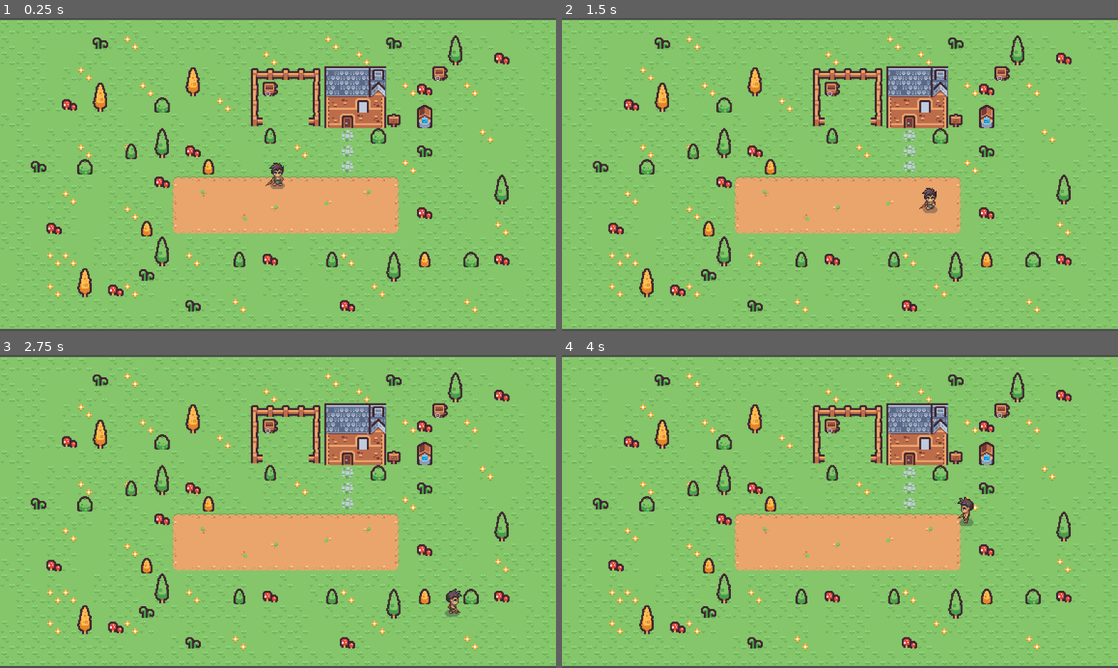
Above: before the commit, frames 1-4 (two rows, left to right).
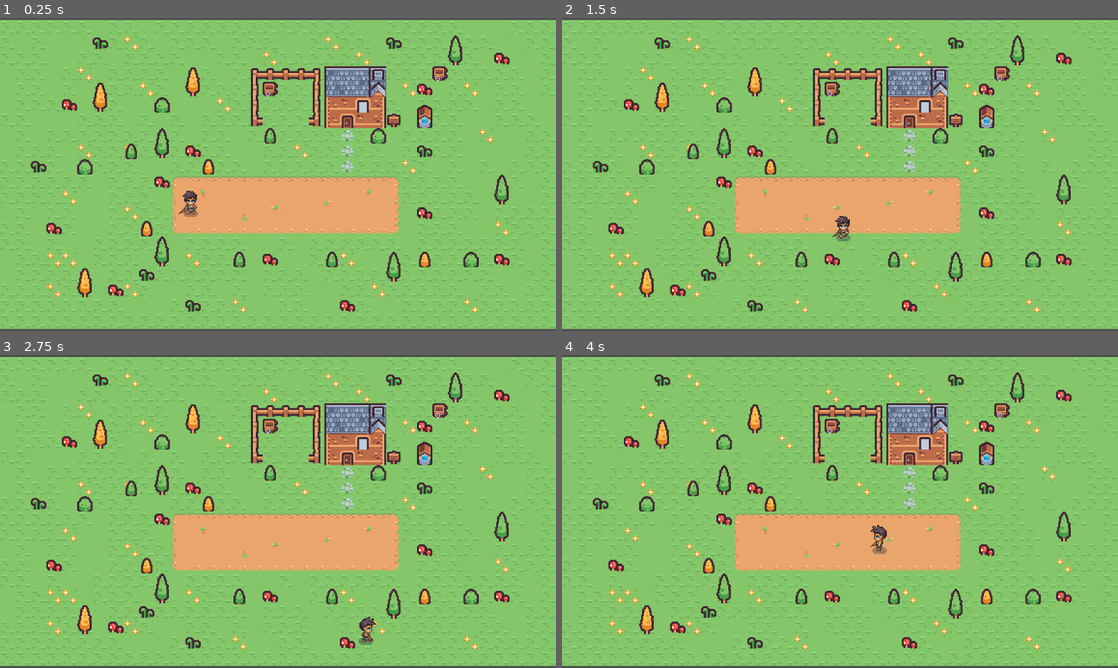
Above: after the commit, the same moments.

Repository: HumaidEbrahim/Arcademia
Game: Godot game, scene res://node_2d.tscn
The game is run twice, just before and just after one commit, with the same random seed, the same clock (stepped at 60 frames per second) and the same inputs.
Inputs:
- Up to frame 1 (0.25 s): no input
- Up to frame 2 (1.5 s): tap Enter at 0.5 s; hold Right (ui_right) 0.53-1.28 s; hold Down (ui_down) from 1.28 s (still down)
- Up to frame 3 (2.75 s): release Down (ui_down) at 2.03 s; hold Right (ui_right) from 2.03 s (still down)
- Up to frame 4 (4 s): release Right (ui_right) at 2.78 s; hold Up (ui_up) 2.78-3.53 s; hold Left (ui_left) from 3.53 s (still down)

The runs differ from the first frame. In frame 1, 0.4% of the frame differs, in the area x 32-52%, y 46-64%; in frame 2, 0.3%; in frame 3, 0.4%; in frame 4, 0.4%, in the area x 55-75%, y 45-64%.

Commit message:
Added Collisions

Diff:
--- a/node_2d.tscn
+++ b/node_2d.tscn
@@ -9,12 +9,22 @@
 size = Vector2(7, 58.5)
 
 [sub_resource type="RectangleShape2D" id="RectangleShape2D_q6r6c"]
-size = Vector2(70.5, 11)
+size = Vector2(77.25, 10.125)
 
 [sub_resource type="RectangleShape2D" id="RectangleShape2D_kdubu"]
 size = Vector2(7, 56.5)
 
-[sub_resource type="CapsuleShape2D" id="CapsuleShape2D_y32ns"]
+[sub_resource type="RectangleShape2D" id="RectangleShape2D_d21ai"]
+size = Vector2(64, 56)
+
+[sub_resource type="RectangleShape2D" id="RectangleShape2D_4d7sh"]
+size = Vector2(16, 23)
+
+[sub_resource type="RectangleShape2D" id="RectangleShape2D_ir8iy"]
+size = Vector2(16, 16)
+
+[sub_resource type="RectangleShape2D" id="RectangleShape2D_rj586"]
+size = Vector2(13, 17)
 
 [sub_resource type="AtlasTexture" id="AtlasTexture_q6r6c"]
 atlas = ExtResource("2_epypp")
@@ -522,17 +532,33 @@
 
 [node name="StaticBody2D" type="StaticBody2D" parent="TileMapLayer/TileMap_House/Layer_House"]
 
-[node name="CollisionShape2D" type="CollisionShape2D" parent="TileMapLayer/TileMap_House/Layer_House/StaticBody2D"]
+[node name="Fence3" type="CollisionShape2D" parent="TileMapLayer/TileMap_House/Layer_House/StaticBody2D"]
 position = Vector2(-24.5, -79.75)
 shape = SubResource("RectangleShape2D_0hol4")
 
-[node name="CollisionShape2D2" type="CollisionShape2D" parent="TileMapLayer/TileMap_House/Layer_House/StaticBody2D"]
-position = Vector2(8, -110)
+[node name="Fence2" type="CollisionShape2D" parent="TileMapLayer/TileMap_House/Layer_House/StaticBody2D"]
+position = Vector2(11, -109.938)
 shape = SubResource("RectangleShape2D_q6r6c")
 
-[node name="CollisionShape2D3" type="CollisionShape2D" parent="TileMapLayer/TileMap_House/Layer_House/StaticBody2D"]
+[node name="Fence" type="CollisionShape2D" parent="TileMapLayer/TileMap_House/Layer_House/StaticBody2D"]
 position = Vector2(40.5, -79.25)
 shape = SubResource("RectangleShape2D_kdubu")
+
+[node name="House1" type="CollisionShape2D" parent="TileMapLayer/TileMap_House/Layer_House/StaticBody2D"]
+position = Vector2(80, -87)
+shape = SubResource("RectangleShape2D_d21ai")
+
+[node name="Well" type="CollisionShape2D" parent="TileMapLayer/TileMap_House/Layer_House/StaticBody2D"]
+position = Vector2(152, -59.5)
+shape = SubResource("RectangleShape2D_4d7sh")
+
+[node name="Wheelbarrow2" type="CollisionShape2D" parent="TileMapLayer/TileMap_House/Layer_House/StaticBody2D"]
+position = Vector2(168, -104)
+shape = SubResource("RectangleShape2D_ir8iy")
+
+[node name="Wheelbarrow" type="CollisionShape2D" parent="TileMapLayer/TileMap_House/Layer_House/StaticBody2D"]
+position = Vector2(-8, -88)
+shape = SubResource("RectangleShape2D_ir8iy")
 
 [node name="Camera2D" type="Camera2D" parent="."]
 zoom = Vector2(2, 2)
@@ -540,10 +566,12 @@
 
 [node name="Player" type="CharacterBody2D" parent="."]
 z_index = 1
+position = Vector2(-90, 29)
 script = ExtResource("1_wtcfe")
 
 [node name="CollisionShape2D" type="CollisionShape2D" parent="Player"]
-shape = SubResource("CapsuleShape2D_y32ns")
+position = Vector2(-0.5, 3.5)
+shape = SubResource("RectangleShape2D_rj586")
 
 [node name="AnimatedSprite2D" type="AnimatedSprite2D" parent="Player"]
 sprite_frames = SubResource("SpriteFrames_wtcfe")
Not shown: 1 places in node_2d.tscn that only renumber resources
